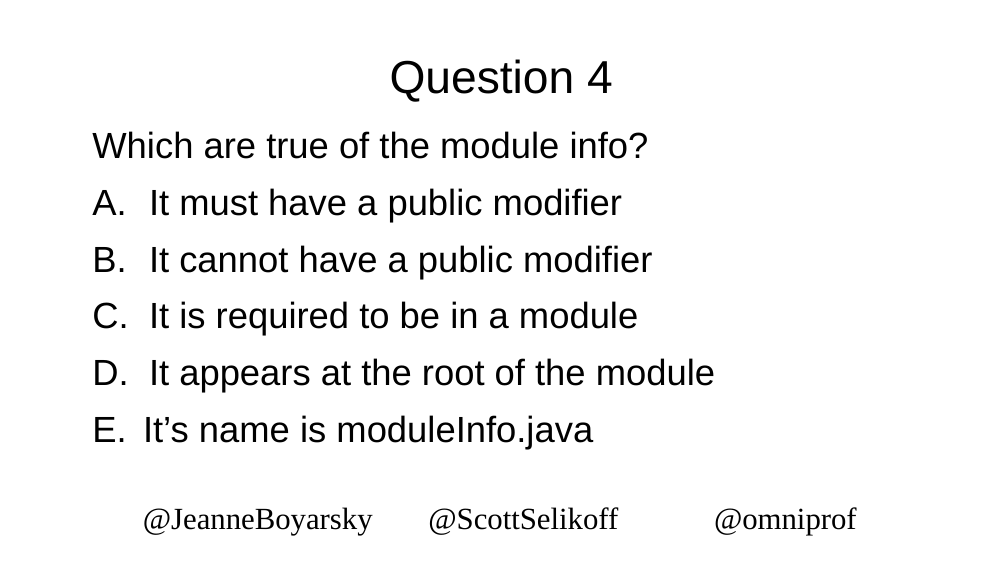
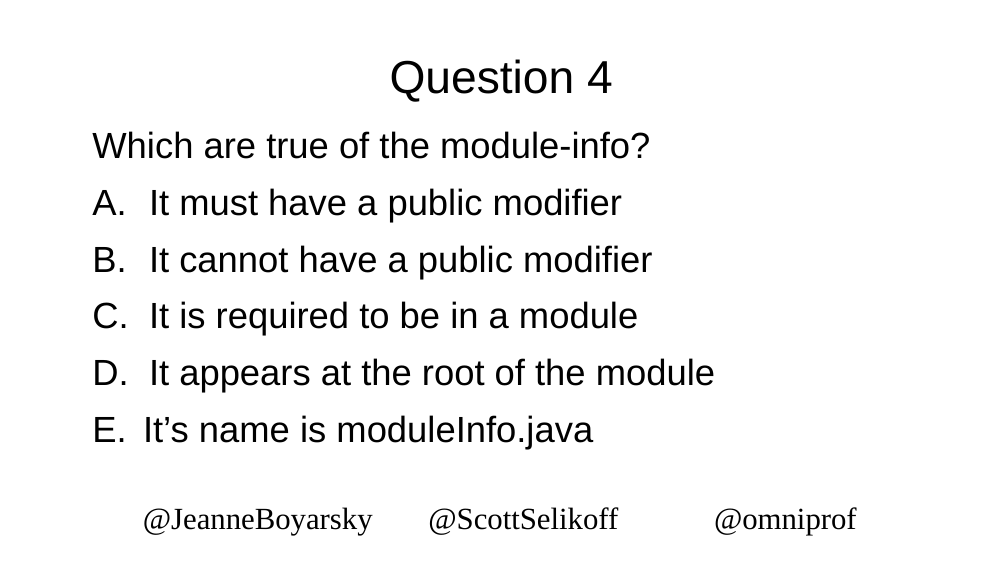
Before and after one commit to boyarsky/2019-oraclecodeone-cert-hol, a slide deck: slide 23 of 2019-OracleCodeOne-HOL.pptx. Drawn at 1008x567 pixels with LibreOffice and Linux fonts; fonts in the diff are those of the drawing; background and template pictures are left out. Boxes give left, top, right and bottom in pixels: in the first picture for what was removed or moved away, otherwise in the second. Text is boxed around its words. In the diff, an @@ line names an element or a change of style, - is before the commit and + after.

```diff
--- a/2019-OracleCodeOne-HOL.pptx
+++ b/2019-OracleCodeOne-HOL.pptx
@@ text at (92, 131, 650, 159): text changed @@
-Which are true of the module info?
+Which are true of the module-info?
```
Also in this commit, not shown: 2 other slides changed, 1 slide removed.
